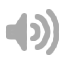
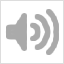
Layer changes from the first 64 x 64 image to the second:
added layer "Pasted Layer" above "Background" over [0, 0, 64, 64]
